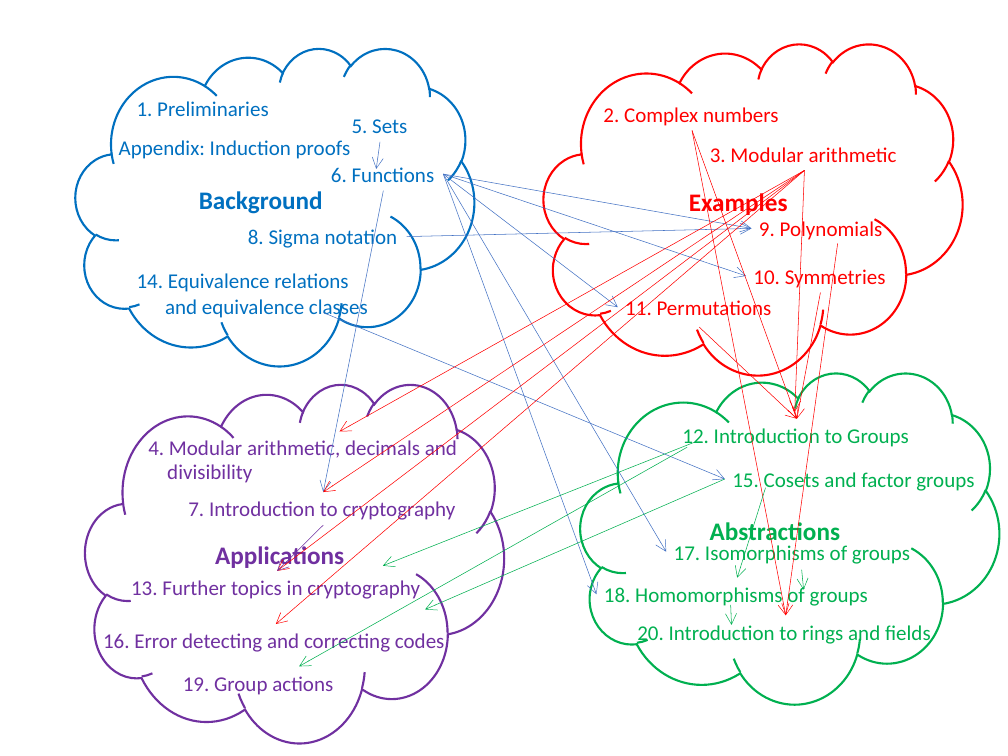
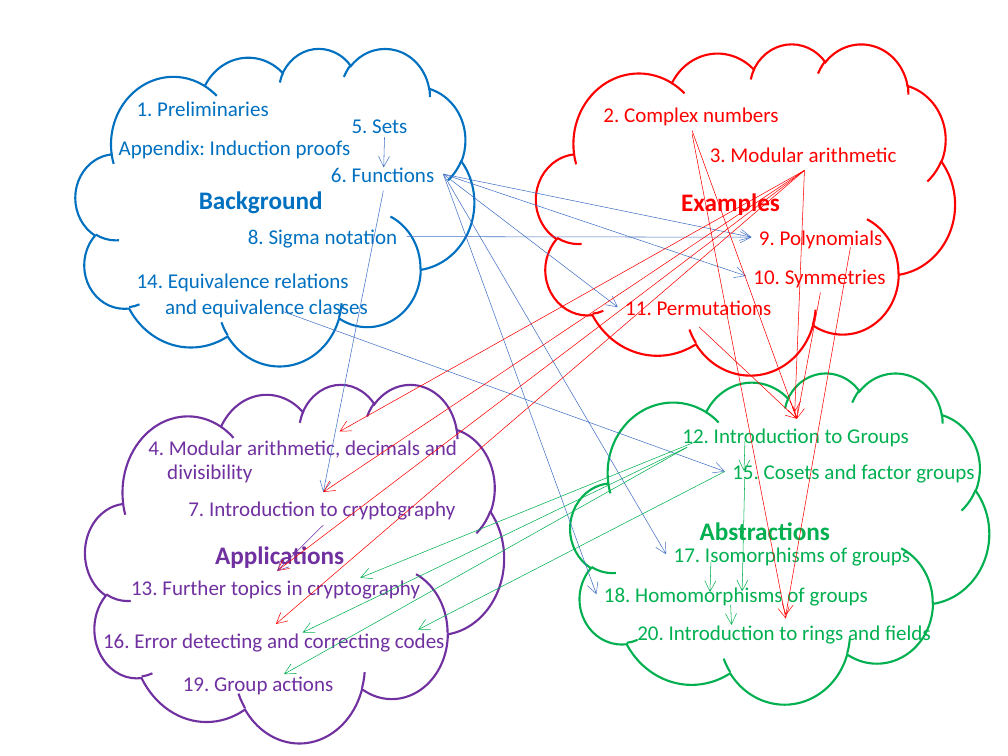
Before and after one commit to jthomasbarry/aafmt, a slide deck: slide 1 of book_chapters_LaTeX_original/images/chapterDependence.pptx. Drawn at 1008x756 pixels with LibreOffice and Linux fonts; fonts in the diff are those of the drawing. Boxes give left, top, right and bottom in pixels: in the first picture for what was removed or moved away, otherwise in the second. Text is boxed around its words. In the diff, an @@ line names an element or a change of style, - is before the commit and + after.

```diff
--- a/book_chapters_LaTeX_original/images/chapterDependence.pptx
+++ b/book_chapters_LaTeX_original/images/chapterDependence.pptx
@@ cloud "Examples": place and size @@
-cloud "Examples" at <box>544,43,963,374</box>
+cloud "Examples" at <box>536,43,955,374</box>
@@ arrow moved from (380, 142) - (377, 169) to (385, 137) - (384, 167) @@
@@ arrow moved from (692, 131) - (786, 616) to (692, 134) - (786, 619) @@
@@ arrow moved from (443, 174) - (752, 228) to (443, 174) - (752, 237) @@
@@ arrow moved from (407, 237) - (752, 228) to (407, 237) - (752, 237) @@
@@ text "9. Polynomials": place and size @@
-text "9. Polynomials" at <box>759,219,883,243</box>
+text "9. Polynomials" at <box>759,227,883,251</box>
@@ arrow moved from (838, 243) - (786, 616) to (851, 247) - (786, 616) @@
@@ arrow moved from (324, 313) - (725, 479) to (283, 312) - (725, 472) @@
@@ cloud "Abstractions": place and size @@
-cloud "Abstractions" at <box>581,373,1000,704</box>
+cloud "Abstractions" at <box>571,373,990,704</box>
@@ arrow moved from (687, 448) - (299, 666) to (687, 448) - (284, 675) @@
@@ arrow added from (687, 448) to (302, 633), #00B050 0.5 pt @@
@@ arrow moved from (694, 442) - (383, 566) to (694, 442) - (361, 578) @@
@@ arrow added from (745, 441) to (744, 471), #00B050 0.5 pt @@
@@ arrow moved from (725, 479) - (425, 609) to (725, 472) - (418, 630) @@
@@ text "15. Cosets and factor groups": place and size @@
-text "15. Cosets and factor groups" at <box>732,469,974,493</box>
+text "15. Cosets and factor groups" at <box>732,462,974,486</box>
@@ arrow moved from (766, 488) - (737, 578) to (745, 479) - (743, 591) @@
@@ arrow moved from (802, 570) - (804, 590) to (711, 562) - (710, 592) @@
```
Also in this commit, not shown: 5 other files.
